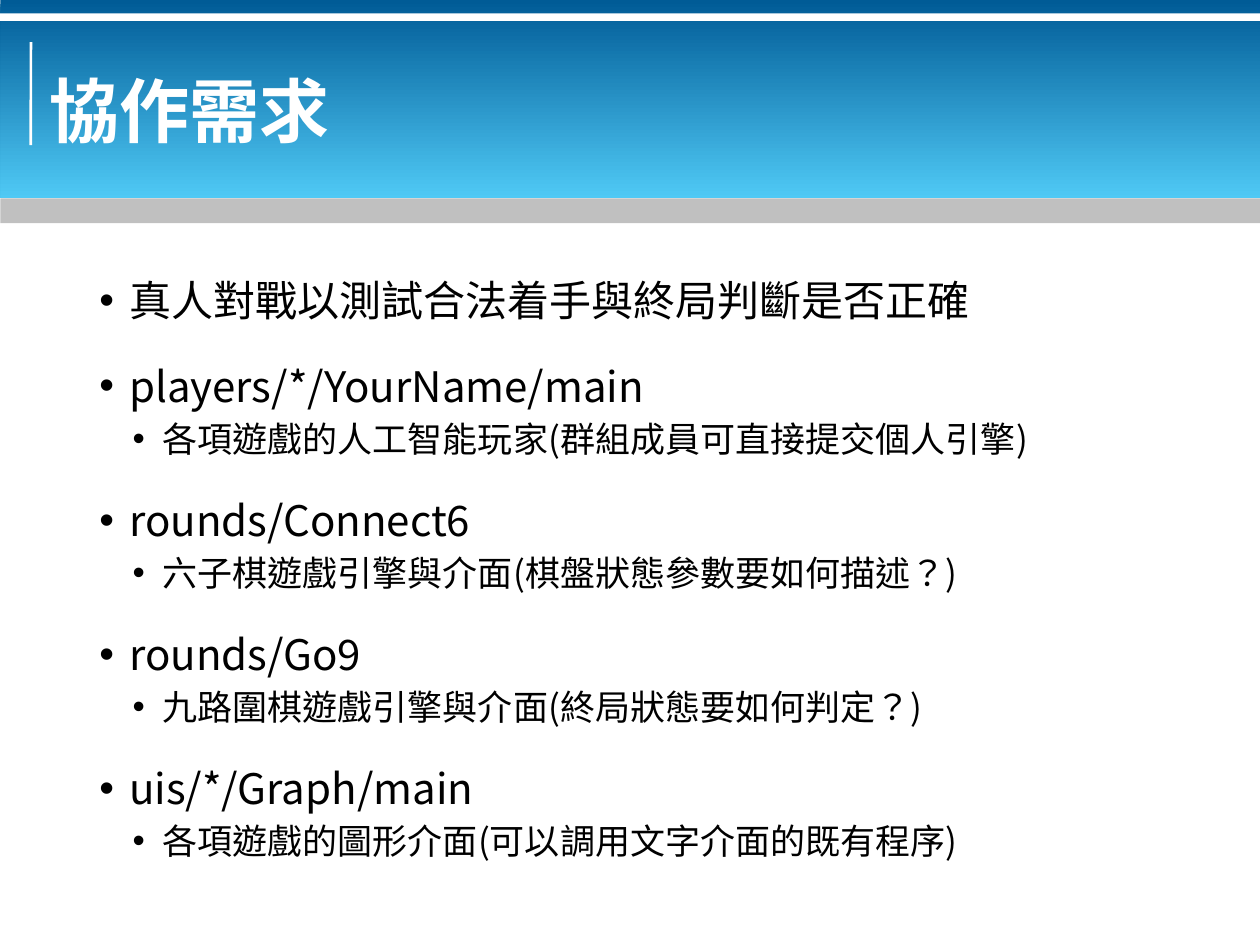
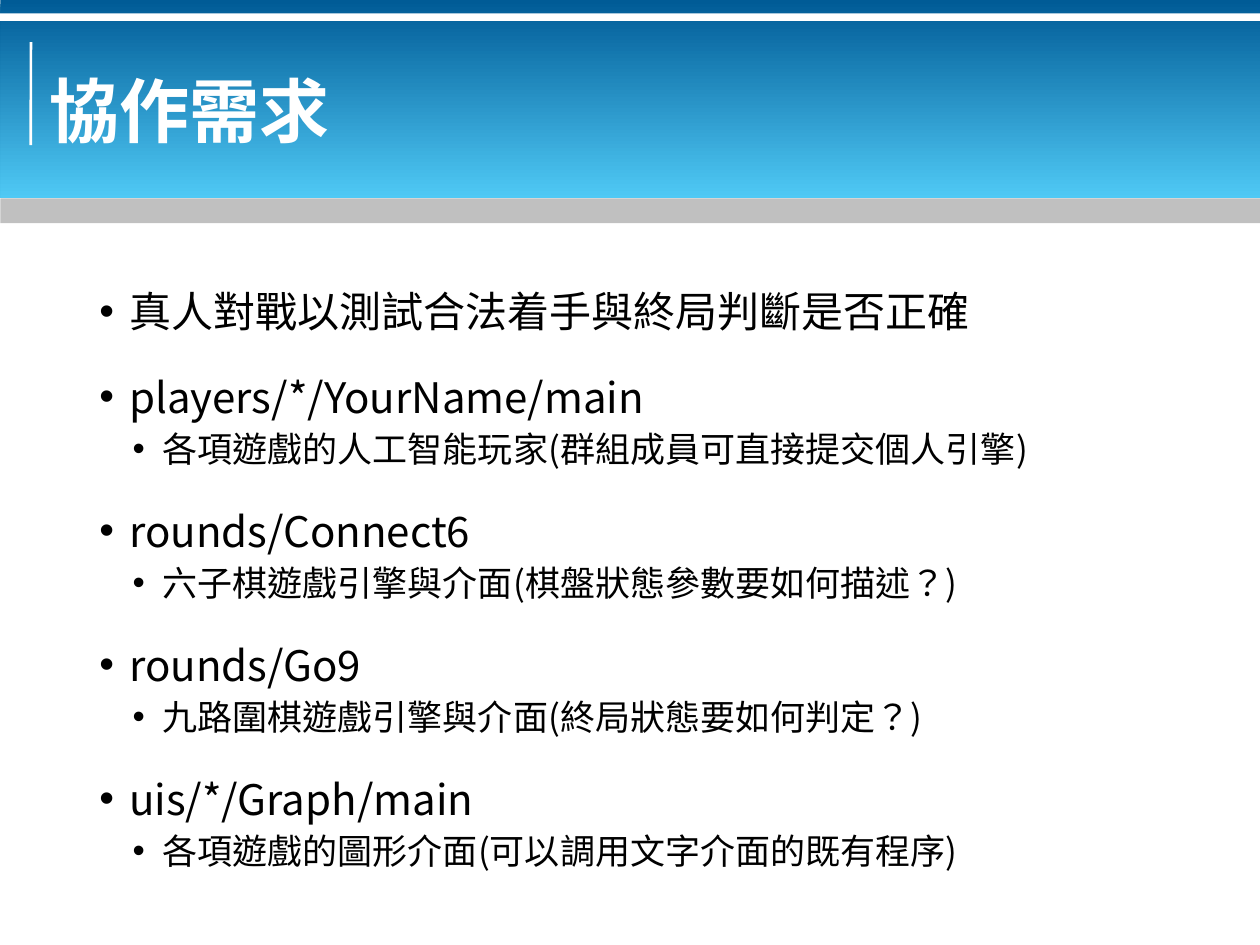
Before and after one commit to bluebat/.presentations, a slide deck: slide 12 of gamelets-arena-for-ai-players.odp. Drawn at 1260x945 pixels with LibreOffice and Linux fonts; fonts in the diff are those of the drawing; background and template pictures are left out. Boxes give left, top, right and bottom in pixels: in the first picture for what was removed or moved away, otherwise in the second. Text is boxed around its words. In the diff, an @@ line names an element or a change of style, - is before the commit and + after.

```diff
--- a/gamelets-arena-for-ai-players.odp
+++ b/gamelets-arena-for-ai-players.odp
@@ text "真人對戰以測試合法着手與終局判斷是否正確": place and size @@
-text "真人對戰以測試合法着手與終局判斷是否正確" at [129,280,1027,861]
+text "真人對戰以測試合法着手與終局判斷是否正確" at [129,291,1027,871]
```
Also in this commit, not shown: 3 other slides changed, 1 other file.
